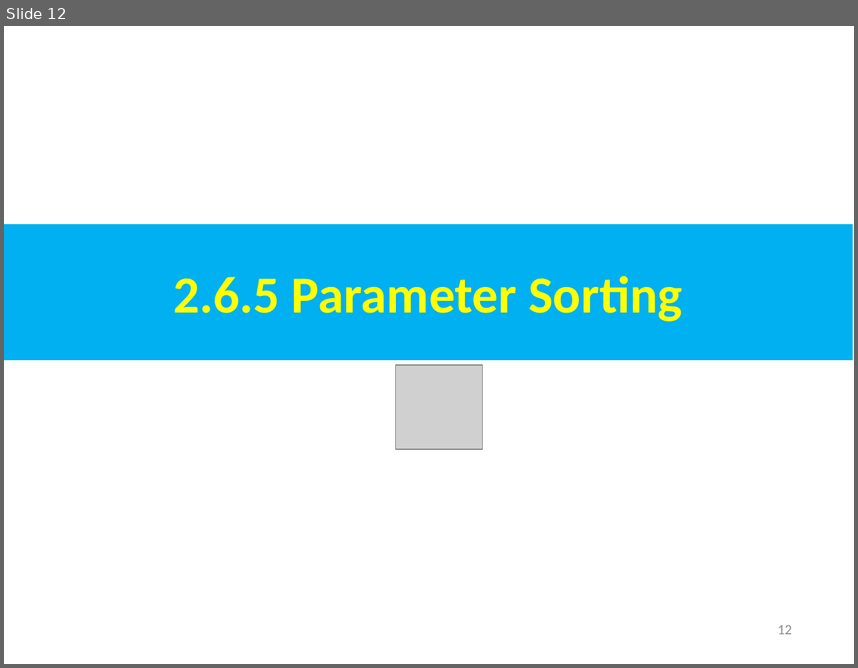
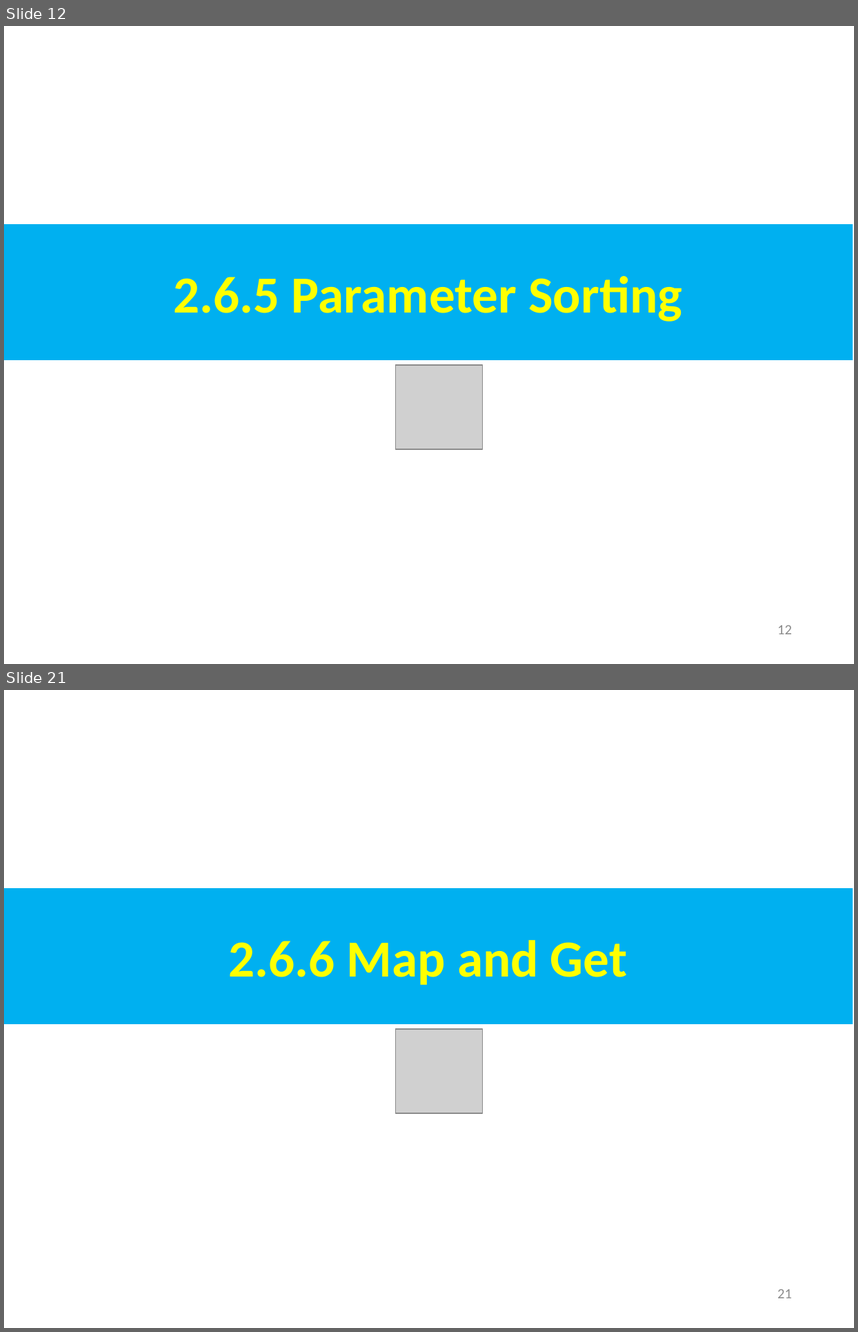
Before and after one commit to peterhchen/AIU_CS800_Chisel, a slide deck: 300_UCB_BC/003.1_Parameter/000_Video/003.1_Parameter.ppt. Shown one above the other, each under a label of ours: slide 12 before the commit, slides 12 and 21 after it; the slides between them are not shown. The pictures are 858x668 and 858x1332 pixels, drawn with LibreOffice and Linux fonts; fonts in the diff are those of the drawing; grey boxes stand for pictures. Boxes give left, top, right and bottom in pixels: in the first picture for what was removed or moved away, otherwise in the second. Text is boxed around its words. In the diff, an @@ line names an element or a change of style, - is before the commit and + after.

```diff
--- a/300_UCB_BC/003.1_Parameter/000_Video/003.1_Parameter.ppt
+++ b/300_UCB_BC/003.1_Parameter/000_Video/003.1_Parameter.ppt
@@ slide 21 added at [4,690,854,1328], background #FFFFFF @@
@@ rectangle added at [4,888,853,1024], fill #00B0F0, 44 pt, text #FFFF00, bold @@
+2.6.6 Map and Get
@@ picture added at [396,1029,483,1114] @@
@@ page number added at [777,1289,792,1298], 12 pt, text #8B8B8B @@
+21
```
Also in this commit, not shown: 2 slides changed, 37 other slides added.
